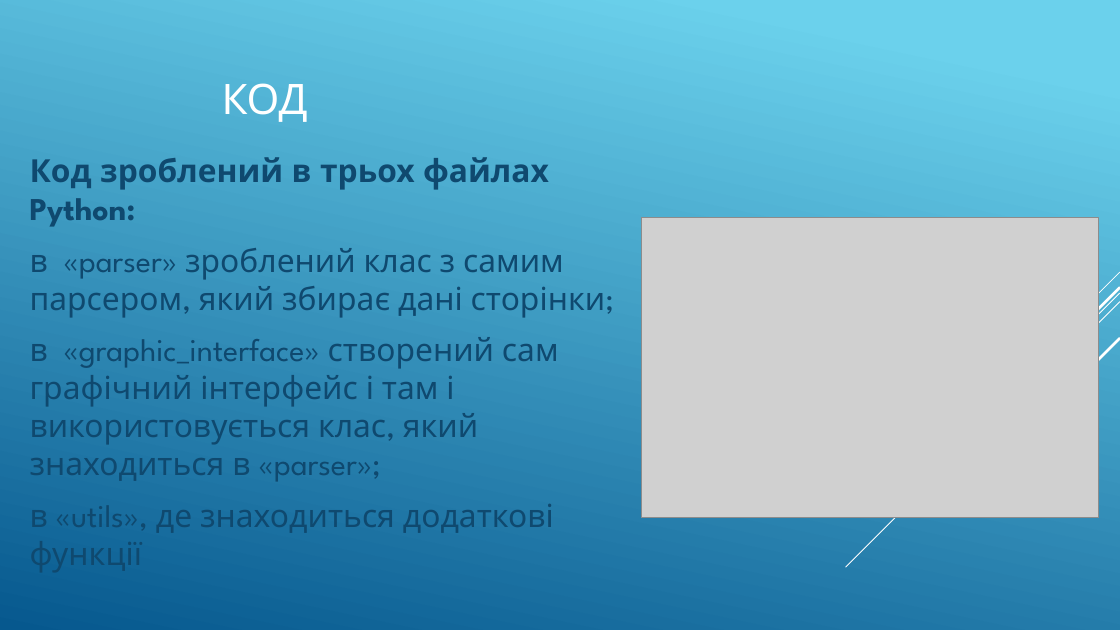
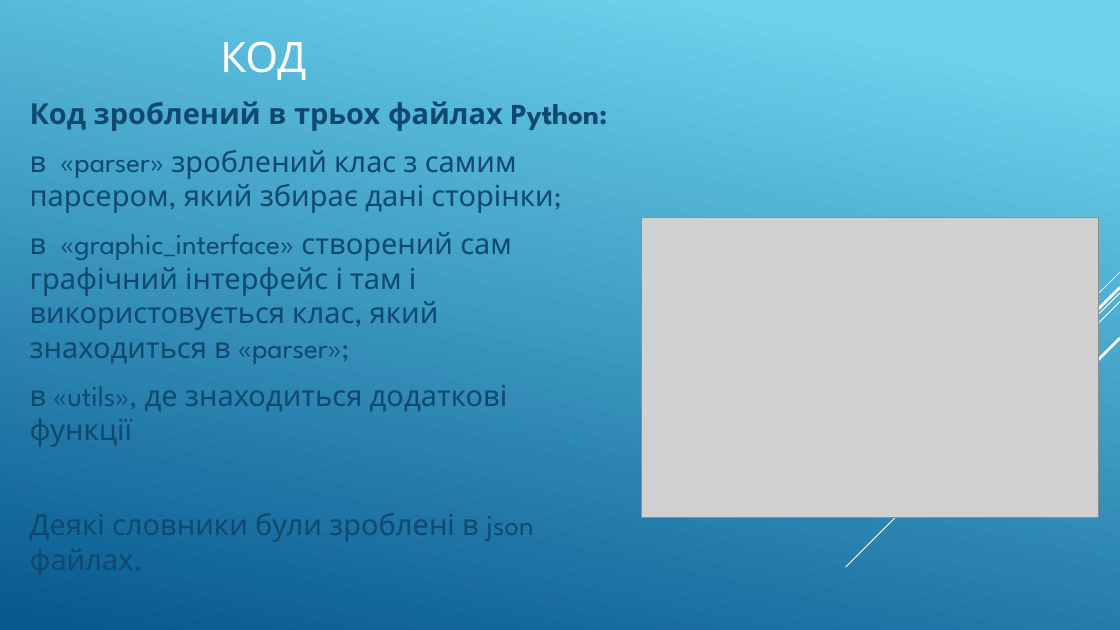
Before and after one commit to RalyukRoman/graphical-search-parser, a slide deck: slide 6 of Project presentation.pptx. Drawn at 1120x630 pixels with LibreOffice and Linux fonts; fonts in the diff are those of the drawing; grey boxes stand for pictures. Boxes give left, top, right and bottom in pixels: in the first picture for what was removed or moved away, otherwise in the second. Text is boxed around its words. In the diff, an @@ line names an element or a change of style, - is before the commit and + after.

```diff
--- a/Project presentation.pptx
+++ b/Project presentation.pptx
@@ title "КОД": place and size @@
-title "КОД" at box(222, 83, 308, 122)
+title "КОД" at box(220, 41, 306, 80)
@@ text "Код зроблений в трьох файлах ...": place and size @@
-text "Код зроблений в трьох файлах ..." at box(30, 157, 606, 533)
+text "Код зроблений в трьох файлах ..." at box(30, 101, 607, 542)
@@ text at box(30, 101, 607, 447): size 27.2 to 24.8 pt in "Код зроблений в трьох файлах Python:", "в «parser» зроблений клас з самим парсером, ...", "в «graphic_interface» створений сам графічний інтерфейс і ...", "в «utils», де знаходиться додаткові функції" @@
@@ text at box(255, 513, 533, 542): paragraph added @@
+Деякі словники були зроблені в json файлах.
```
Also in this commit, not shown: 1 other slide changed, 1 slide added, 3 other files.
